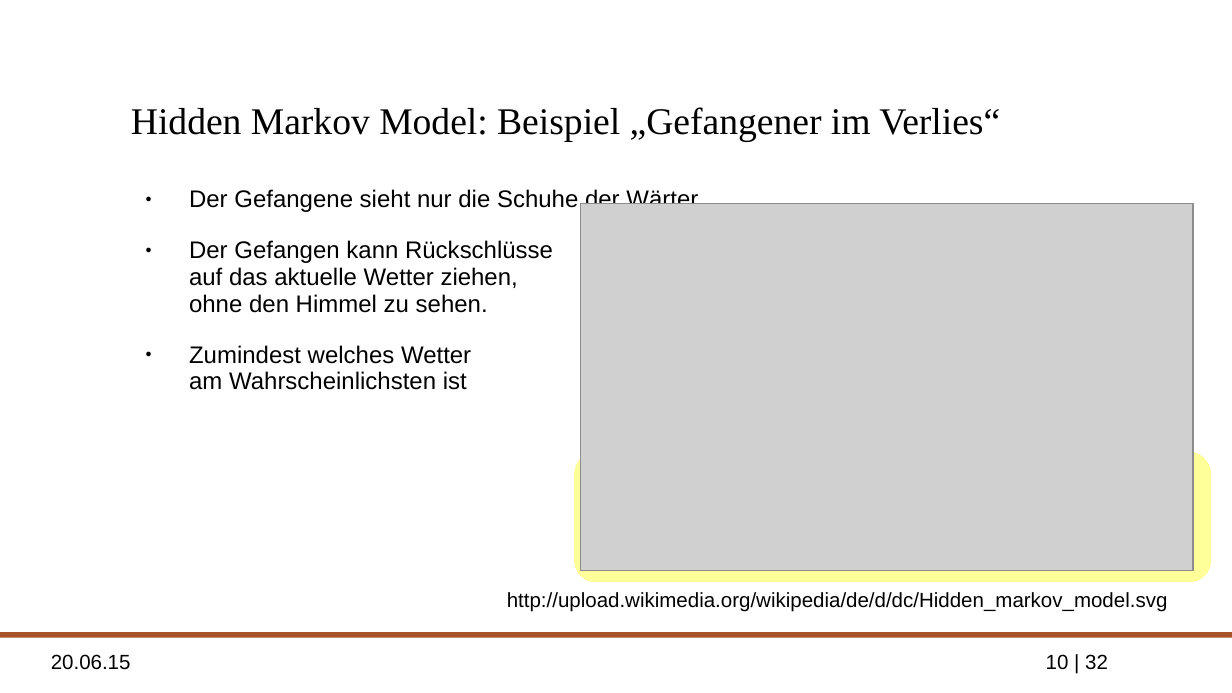
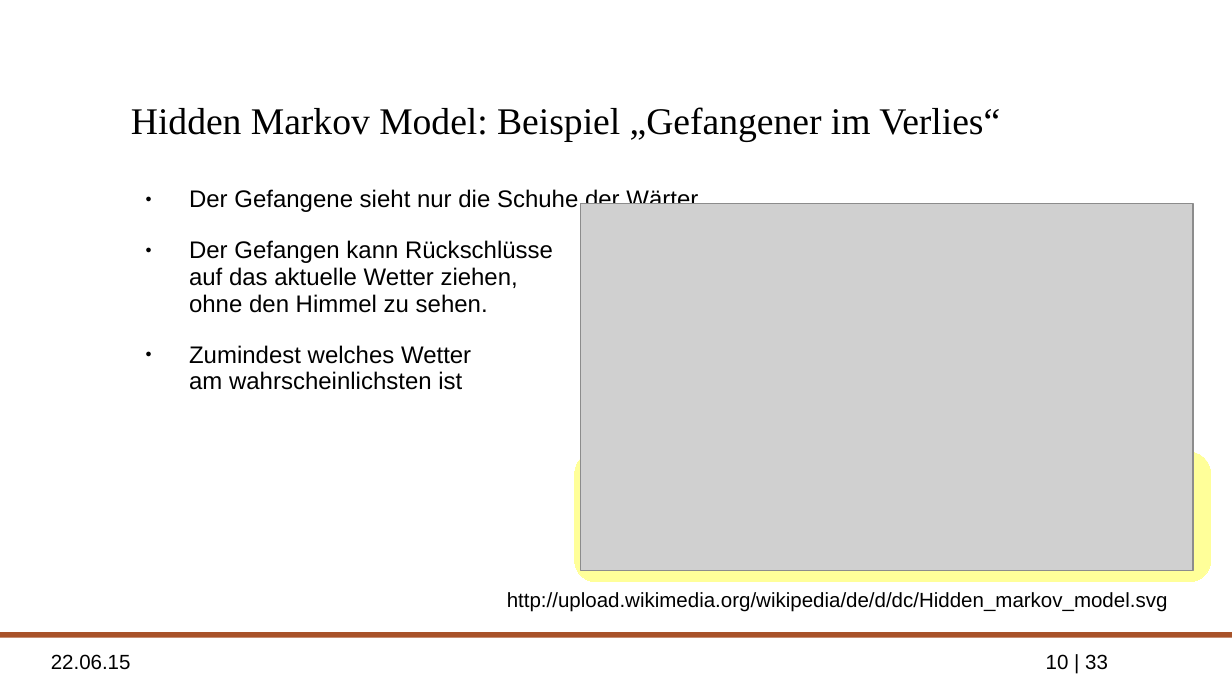
Before and after one commit to ppasler/Formale-Methoden-HMM, a slide deck: slide 10 of presentation/formale_methoden_hmm_pasler_presentation.odp. Drawn at 1232x693 pixels with LibreOffice and Linux fonts; fonts in the diff are those of the drawing; grey boxes stand for pictures; background and template pictures are left out. Boxes give left, top, right and bottom in pixels: in the first picture for what was removed or moved away, otherwise in the second. Text is boxed around its words. In the diff, an @@ line names an element or a change of style, - is before the commit and + after.

```diff
--- a/presentation/formale_methoden_hmm_pasler_presentation.odp
+++ b/presentation/formale_methoden_hmm_pasler_presentation.odp
@@ text at [189,345,471,390]: text changed @@
-● Zumindest welches Wetter
-  am Wahrscheinlichsten ist
+● Zumindest welches Wetter
+  am wahrscheinlichsten ist
@@ text at [51,654,131,670]: text changed @@
-20.06.15
+22.06.15
@@ page number at [1046,654,1108,670]: text changed @@
-10 | 32
+10 | 33
```
Also in this commit, not shown: 30 other slides changed, 1 slide added, 1 other file.
